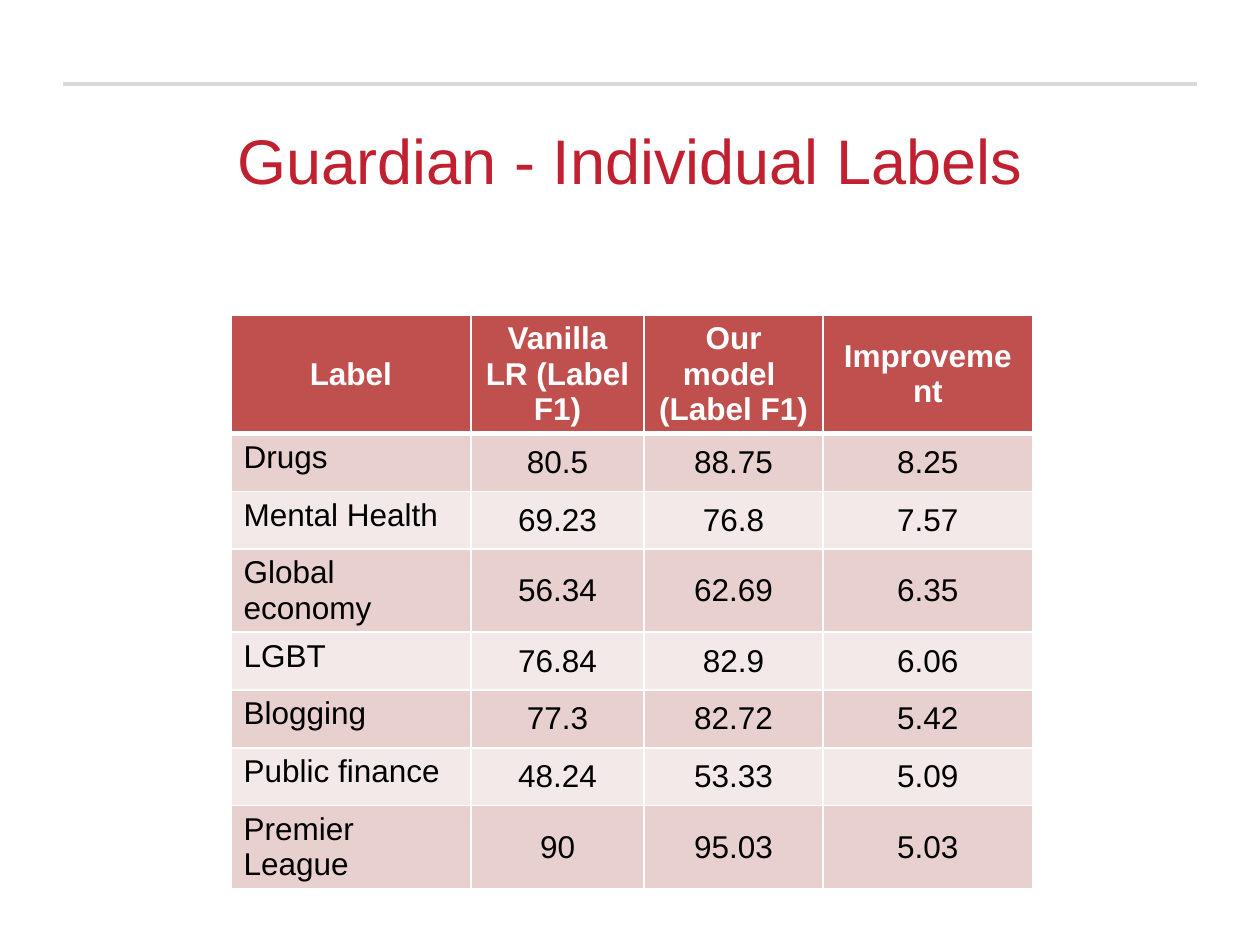
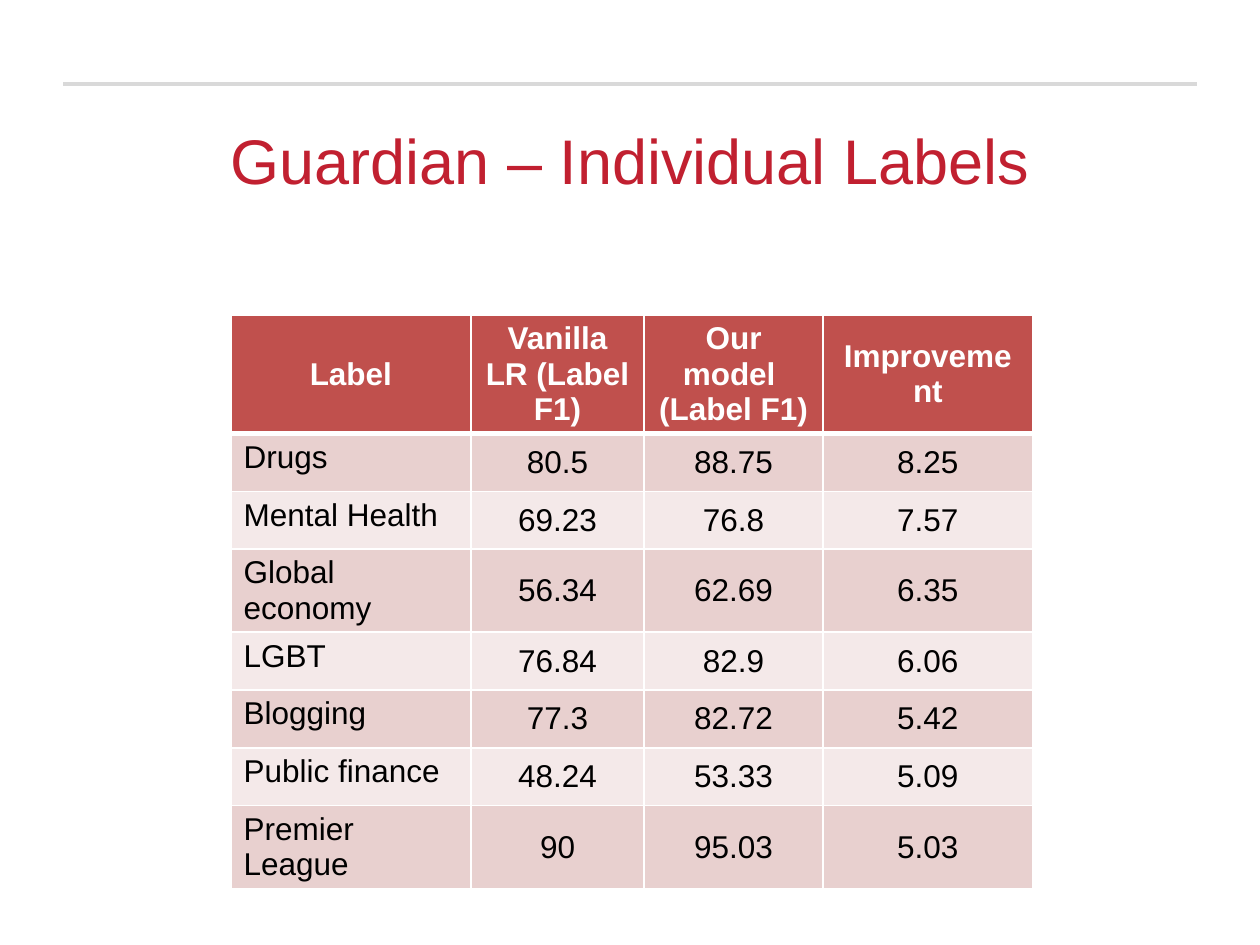
Before and after one commit to RamkishanPanthena/Thesis, a slide deck: slide 22 of defense.pptx (slide 28 before the commit). Drawn at 1260x945 pixels with LibreOffice and Linux fonts; fonts in the diff are those of the drawing; background and template pictures are left out. Boxes give left, top, right and bottom in pixels: in the first picture for what was removed or moved away, otherwise in the second. Text is boxed around its words. In the diff, an @@ line names an element or a change of style, - is before the commit and + after.

```diff
--- a/defense.pptx
+++ b/defense.pptx
@@ title at (231,138,1029,185): text changed @@
-Guardian - Individual Labels
+Guardian – Individual Labels
```
Also in this commit, not shown: 15 other slides changed, 10 slides added, 1 slide removed.
